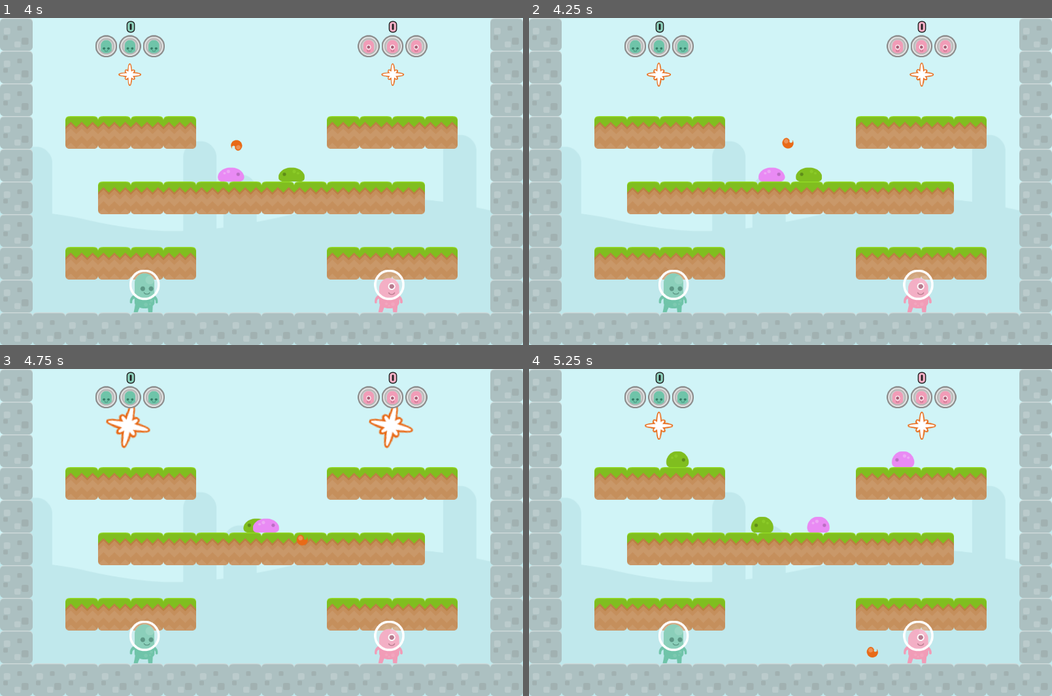
Above: before the commit, frames 1-4 (two rows, left to right).
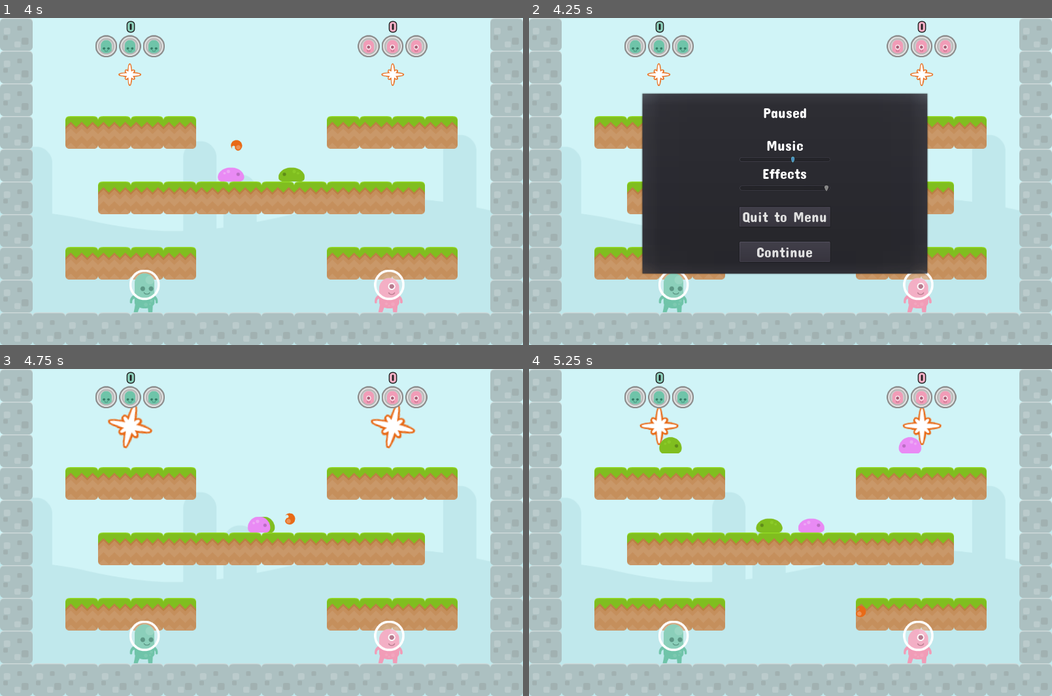
Above: after the commit, the same moments.

Repository: doctor-g/AltNaGaDeMon2021
Game: Godot game, scene res://World/World.tscn
Same seed, same stepped clock (60 frames per second), same inputs: the game is played once before the commit and once after it.
Inputs (mouse positions are in pixels of both pictures, inside the frame that each line leads up to):
- Up to frame 1 (4 s): no input
- Up to frame 2 (4.25 s): tap P (pause, bound only after the commit) at 4.15 s
- Up to frame 3 (4.75 s): click (256, 604) at 4.25 s, where only the run after the commit has a clickable "Continue"
- Up to frame 4 (5.25 s): no input

Frame 1 is identical in both runs. In frame 2, 30% of the frame differs, in the area x 21-78%, y 13-79%; in frame 3, 1.0%; in frame 4, 1.6%.

Commit message:
Add pause menu
This menu allows manipulation of music and sfx levels
as well as returning to the main menu.

Diff:
--- a/project/Enemies/Slime/PinkSlime.tscn
+++ b/project/Enemies/Slime/PinkSlime.tscn
@@ -74,5 +74,6 @@
 
 [node name="FireballSound" type="AudioStreamPlayer" parent="."]
 stream = ExtResource( 5 )
+bus = "SFX"
 
 [connection signal="timeout" from="FireballTimer" to="." method="_on_FireballTimer_timeout"]
--- a/project/Player/Orb/Orb.tscn
+++ b/project/Player/Orb/Orb.tscn
@@ -64,12 +64,15 @@
 
 [node name="AppearSound" type="AudioStreamPlayer" parent="."]
 stream = ExtResource( 3 )
+bus = "SFX"
 
 [node name="KickSound" type="AudioStreamPlayer" parent="."]
 stream = ExtResource( 4 )
+bus = "SFX"
 
 [node name="RunoverSound" type="AudioStreamPlayer" parent="."]
 stream = ExtResource( 5 )
+bus = "SFX"
 
 [connection signal="body_entered" from="EnemyOverlapArea" to="." method="_on_EnemyOverlapArea_body_entered"]
 [connection signal="animation_finished" from="AnimationPlayer" to="." method="_on_AnimationPlayer_animation_finished"]
--- a/project/Player/Orb/Orbsplosion.tscn
+++ b/project/Player/Orb/Orbsplosion.tscn
@@ -24,3 +24,4 @@
 [node name="AudioStreamPlayer" type="AudioStreamPlayer" parent="."]
 stream = ExtResource( 2 )
 autoplay = true
+bus = "SFX"
--- a/project/Player/Pawn/Pawn.tscn
+++ b/project/Player/Pawn/Pawn.tscn
@@ -221,7 +221,6 @@
 [node name="SpriteContainer" type="Node2D" parent="."]
 
 [node name="PawnSprite" parent="SpriteContainer" instance=ExtResource( 2 )]
-frame = 0
 
 [node name="ProjectileLaunchPoint" type="Node2D" parent="."]
 position = Vector2( 23, -31 )
@@ -267,20 +266,25 @@
 
 [node name="ShootSound" type="AudioStreamPlayer" parent="."]
 stream = ExtResource( 3 )
+bus = "SFX"
 
 [node name="JumpSound" type="AudioStreamPlayer" parent="."]
 stream = ExtResource( 4 )
+bus = "SFX"
 
 [node name="DeathSound" type="AudioStreamPlayer" parent="."]
 stream = ExtResource( 6 )
+bus = "SFX"
 
 [node name="WinTeleportSound" type="AudioStreamPlayer" parent="."]
 stream = ExtResource( 5 )
 volume_db = -8.0
+bus = "SFX"
 
 [node name="SpawnSound" type="AudioStreamPlayer" parent="."]
 stream = ExtResource( 7 )
 volume_db = -8.0
+bus = "SFX"
 
 [connection signal="body_entered" from="DamageableArea" to="." method="_on_DamageableArea_body_entered"]
 [connection signal="animation_finished" from="AnimationPlayer" to="." method="_on_AnimationPlayer_animation_finished"]
--- a/project/Player/Pawn/PawnSprite.tscn
+++ b/project/Player/Pawn/PawnSprite.tscn
@@ -35,11 +35,6 @@
 "name": "dance",
 "speed": 5.0
 }, {
-"frames": [ ExtResource( 4 ) ],
-"loop": true,
-"name": "jump",
-"speed": 5.0
-}, {
 "frames": [ ExtResource( 3 ) ],
 "loop": true,
 "name": "duck",
@@ -49,6 +44,11 @@
 "loop": true,
 "name": "hurt",
 "speed": 5.0
+}, {
+"frames": [ ExtResource( 4 ) ],
+"loop": true,
+"name": "jump",
+"speed": 5.0
 } ]
 
 [node name="PawnSprite" type="AnimatedSprite"]
@@ -57,6 +57,5 @@
 position = Vector2( 0, -46 )
 frames = SubResource( 1 )
 animation = "dance"
-frame = 1
 playing = true
 script = ExtResource( 17 )
--- a/project/Spawner/Spawner.tscn
+++ b/project/Spawner/Spawner.tscn
@@ -118,3 +118,4 @@
 anims/spawn = SubResource( 1 )
 
 [node name="AudioStreamPlayer" type="AudioStreamPlayer" parent="AnimationPlayer"]
+bus = "SFX"
--- /dev/null
+++ b/project/UI/GameOptions.gd
@@ -0,0 +1,18 @@
+extends Control
+
+onready var _music_bus := AudioServer.get_bus_index("Music")
+onready var _music_slider := $MusicVolume
+onready var _sfx_bus := AudioServer.get_bus_index("SFX")
+onready var _sfx_slider := $SFXVolume
+
+func _ready():
+	_music_slider.value = db2linear(AudioServer.get_bus_volume_db(_music_bus))
+	_sfx_slider.value = db2linear(AudioServer.get_bus_volume_db(_sfx_bus))
+
+
+func _on_MusicVolume_value_changed(value:float)->void:
+	AudioServer.set_bus_volume_db(_music_bus, linear2db(value))
+
+
+func _on_SFXVolume_value_changed(value:float)->void:
+	AudioServer.set_bus_volume_db(_sfx_bus, linear2db(value))
--- /dev/null
+++ b/project/UI/GameOptions.tscn
@@ -0,0 +1,49 @@
+[gd_scene load_steps=2 format=2]
+
+[ext_resource path="res://UI/GameOptions.gd" type="Script" id=1]
+
+[node name="GameOptions" type="VBoxContainer"]
+anchor_right = 1.0
+anchor_bottom = 1.0
+script = ExtResource( 1 )
+__meta__ = {
+"_edit_use_anchors_": false
+}
+
+[node name="MusicLabel" type="Label" parent="."]
+margin_right = 1120.0
+margin_bottom = 14.0
+text = "Music"
+align = 1
+
+[node name="MusicVolume" type="HSlider" parent="."]
+margin_top = 18.0
+margin_right = 1120.0
+margin_bottom = 34.0
+size_flags_horizontal = 3
+max_value = 1.0
+step = 0.05
+__meta__ = {
+"_edit_use_anchors_": false
+}
+
+[node name="SFXLabel" type="Label" parent="."]
+margin_top = 38.0
+margin_right = 1120.0
+margin_bottom = 52.0
+text = "Effects"
+align = 1
+
+[node name="SFXVolume" type="HSlider" parent="."]
+margin_top = 56.0
+margin_right = 1120.0
+margin_bottom = 72.0
+size_flags_horizontal = 3
+max_value = 1.0
+step = 0.05
+__meta__ = {
+"_edit_use_anchors_": false
+}
+
+[connection signal="value_changed" from="MusicVolume" to="." method="_on_MusicVolume_value_changed"]
+[connection signal="value_changed" from="SFXVolume" to="." method="_on_SFXVolume_value_changed"]
--- /dev/null
+++ b/project/UI/PauseMenu.gd
@@ -0,0 +1,36 @@
+extends PopupDialog
+
+export var enabled := true setget _set_enabled
+
+func _set_enabled(value:bool)->void:
+	enabled = value
+	set_process_unhandled_input(enabled)
+
+
+func _unhandled_input(event):
+	if event.is_action_pressed("pause"):
+		if get_tree().paused:
+			_unpause()
+		else:
+			_pause()
+
+
+func _pause():
+	popup()
+	get_tree().paused = true
+
+
+func _unpause():
+	visible=false
+	get_tree().paused = false
+
+
+func _on_ContinueButton_pressed():
+	_unpause()
+
+
+func _on_QuitButton_pressed():
+	_unpause()
+	get_tree().call_group("world", "queue_free")
+	# warning-ignore:return_value_discarded
+	get_tree().change_scene_to(load("res://Screens/MainMenu.tscn"))
--- /dev/null
+++ b/project/UI/PauseMenu.tscn
@@ -0,0 +1,70 @@
+[gd_scene load_steps=4 format=2]
+
+[ext_resource path="res://Common/ui_theme.tres" type="Theme" id=1]
+[ext_resource path="res://UI/PauseMenu.gd" type="Script" id=2]
+[ext_resource path="res://UI/GameOptions.tscn" type="PackedScene" id=3]
+
+[node name="PauseMenu" type="PopupDialog"]
+pause_mode = 2
+anchor_left = 0.214286
+anchor_top = 0.227143
+anchor_right = 0.764286
+anchor_bottom = 0.785714
+theme = ExtResource( 1 )
+script = ExtResource( 2 )
+__meta__ = {
+"_edit_use_anchors_": true
+}
+
+[node name="CenterContainer" type="CenterContainer" parent="."]
+anchor_right = 1.0
+anchor_bottom = 1.0
+margin_left = 24.0
+margin_top = 24.0
+margin_right = -24.0
+margin_bottom = -24.0
+__meta__ = {
+"_edit_use_anchors_": false
+}
+
+[node name="VBoxContainer" type="VBoxContainer" parent="CenterContainer"]
+margin_left = 184.0
+margin_right = 383.0
+margin_bottom = 342.0
+custom_constants/separation = 32
+__meta__ = {
+"_edit_use_anchors_": false
+}
+
+[node name="Label" type="Label" parent="CenterContainer/VBoxContainer"]
+margin_right = 199.0
+margin_bottom = 38.0
+text = "Paused"
+align = 1
+
+[node name="GameOptions" parent="CenterContainer/VBoxContainer" instance=ExtResource( 3 )]
+anchor_right = 0.0
+anchor_bottom = 0.0
+margin_top = 70.0
+margin_right = 199.0
+margin_bottom = 190.0
+size_flags_vertical = 3
+alignment = 1
+
+[node name="QuitButton" type="Button" parent="CenterContainer/VBoxContainer"]
+margin_top = 222.0
+margin_right = 199.0
+margin_bottom = 266.0
+text = "Quit to Menu"
+__meta__ = {
+"_edit_use_anchors_": false
+}
+
+[node name="ContinueButton" type="Button" parent="CenterContainer/VBoxContainer"]
+margin_top = 298.0
+margin_right = 199.0
+margin_bottom = 342.0
+text = "Continue"
+
+[connection signal="pressed" from="CenterContainer/VBoxContainer/QuitButton" to="." method="_on_QuitButton_pressed"]
+[connection signal="pressed" from="CenterContainer/VBoxContainer/ContinueButton" to="." method="_on_ContinueButton_pressed"]
--- a/project/World/Level00.gd
+++ b/project/World/Level00.gd
@@ -1,11 +1,11 @@
 extends "Level.gd"
 
 func _run():
-	yield(get_tree().create_timer(1.0), "timeout")
+	yield(get_tree().create_timer(1.0, false), "timeout")
 
 	_spawners[0].spawn(_GREEN_SLIME, true)
 	_spawners[1].spawn(_PINK_SLIME, false)
-	yield(get_tree().create_timer(3.0), "timeout")
+	yield(get_tree().create_timer(3.0, false), "timeout")
 
 	_spawners[0].spawn(_PINK_SLIME, true, true)
 	_spawners[1].spawn(_GREEN_SLIME, false, true)
--- a/project/World/Level01.gd
+++ b/project/World/Level01.gd
@@ -1,11 +1,11 @@
 extends "Level.gd"
 
 func _run():
-	yield(get_tree().create_timer(1.0), "timeout")
+	yield(get_tree().create_timer(1.0, false), "timeout")
 
 	_spawners[0].spawn(_GREEN_SLIME, true)
 	_spawners[1].spawn(_GREEN_SLIME, false)
-	yield(get_tree().create_timer(3.0), "timeout")
+	yield(get_tree().create_timer(3.0, false), "timeout")
 
 	_spawners[0].spawn(_GREEN_SLIME, true, true)
 	_spawners[1].spawn(_GREEN_SLIME, false, true)
--- a/project/World/World.gd
+++ b/project/World/World.gd
@@ -17,6 +17,8 @@
 
 onready var _anim_player := $AnimationPlayer
 onready var _level_label := $LevelLabelHolder/LevelLabel
+onready var _pause_menu := $PauseMenu
+
 
 func _ready():
 	assert(num_players > 0 and num_players <= _MAX_PLAYERS)
@@ -79,6 +81,7 @@
 
 
 func _on_game_over():
+	_pause_menu.enabled = false
 	_anim_player.play("GameOver")
 
 
--- a/project/World/World.tscn
+++ b/project/World/World.tscn
@@ -6,6 +6,7 @@
 [ext_resource path="res://World/HUD.tscn" type="PackedScene" id=4]
 [ext_resource path="res://World/theme.ogg" type="AudioStream" id=5]
 [ext_resource path="res://Common/ui_theme.tres" type="Theme" id=6]
+[ext_resource path="res://UI/PauseMenu.tscn" type="PackedScene" id=7]
 
 [sub_resource type="DynamicFont" id=1]
 size = 72
@@ -116,10 +117,13 @@
 outline_color = Color( 0.2, 0.2, 0.2, 1 )
 font_data = ExtResource( 2 )
 
-[node name="World" type="Control"]
+[node name="World" type="Control" groups=["world"]]
+anchor_right = 1.0
+anchor_bottom = 1.0
 theme = ExtResource( 6 )
 script = ExtResource( 1 )
 __meta__ = {
+"_edit_lock_": true,
 "_edit_use_anchors_": false
 }
 
@@ -132,8 +136,6 @@
 }
 
 [node name="HUD" parent="." instance=ExtResource( 4 )]
-margin_right = 1120.0
-margin_bottom = 700.0
 
 [node name="ButtonBox" type="VBoxContainer" parent="HUD"]
 visible = false
@@ -166,10 +168,10 @@
 anchor_top = 0.5
 anchor_right = 0.5
 anchor_bottom = 0.5
-margin_left = 333.0
-margin_top = -80.0
-margin_right = 787.0
-margin_bottom = 25.0002
+margin_left = -227.0
+margin_top = -430.0
+margin_right = 227.0
+margin_bottom = -325.0
 custom_fonts/font = SubResource( 1 )
 text = "Game Over"
 align = 1
@@ -200,10 +202,13 @@
 }
 
 [node name="Music" type="AudioStreamPlayer" parent="."]
+pause_mode = 2
 stream = ExtResource( 5 )
 autoplay = true
 bus = "Music"
 
+[node name="PauseMenu" parent="." instance=ExtResource( 7 )]
+
 [connection signal="pressed" from="HUD/ButtonBox/PlayAgainButton" to="." method="_on_PlayAgainButton_pressed"]
 [connection signal="pressed" from="HUD/ButtonBox/MenuButton" to="." method="_on_MenuButton_pressed"]
 [connection signal="tween_all_completed" from="Tween" to="." method="_on_Tween_tween_all_completed"]
--- a/project/default_bus_layout.tres
+++ b/project/default_bus_layout.tres
@@ -7,3 +7,9 @@
 bus/1/bypass_fx = false
 bus/1/volume_db = -4.76812
 bus/1/send = "Master"
+bus/2/name = "SFX"
+bus/2/solo = false
+bus/2/mute = false
+bus/2/bypass_fx = false
+bus/2/volume_db = 0.0
+bus/2/send = "Master"
--- a/project/project.godot
+++ b/project/project.godot
@@ -145,6 +145,13 @@
 , Object(InputEventJoypadButton,"resource_local_to_scene":false,"resource_name":"","device":1,"button_index":1,"pressure":0.0,"pressed":false,"script":null)
  ]
 }
+pause={
+"deadzone": 0.5,
+"events": [ Object(InputEventKey,"resource_local_to_scene":false,"resource_name":"","device":0,"alt":false,"shift":false,"control":false,"meta":false,"command":false,"pressed":false,"scancode":80,"physical_scancode":0,"unicode":0,"echo":false,"script":null)
+, Object(InputEventJoypadButton,"resource_local_to_scene":false,"resource_name":"","device":-1,"button_index":11,"pressure":0.0,"pressed":false,"script":null)
+, Object(InputEventKey,"resource_local_to_scene":false,"resource_name":"","device":0,"alt":false,"shift":false,"control":false,"meta":false,"command":false,"pressed":false,"scancode":16777217,"physical_scancode":0,"unicode":0,"echo":false,"script":null)
+ ]
+}
 
 [layer_names]
 
Not shown: 1 places in project/World/World.tscn that only renumber resources
